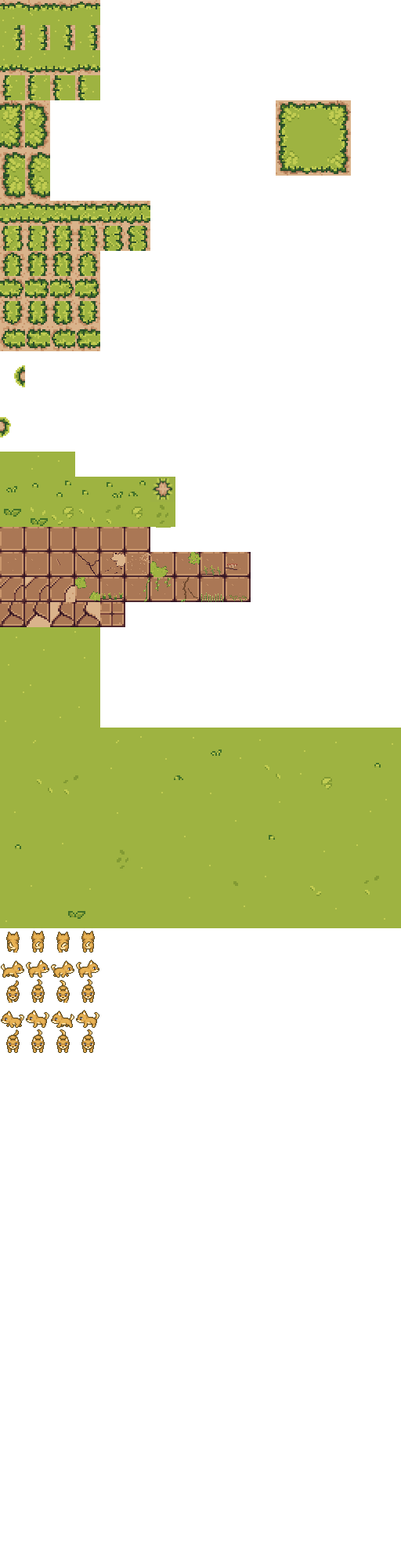
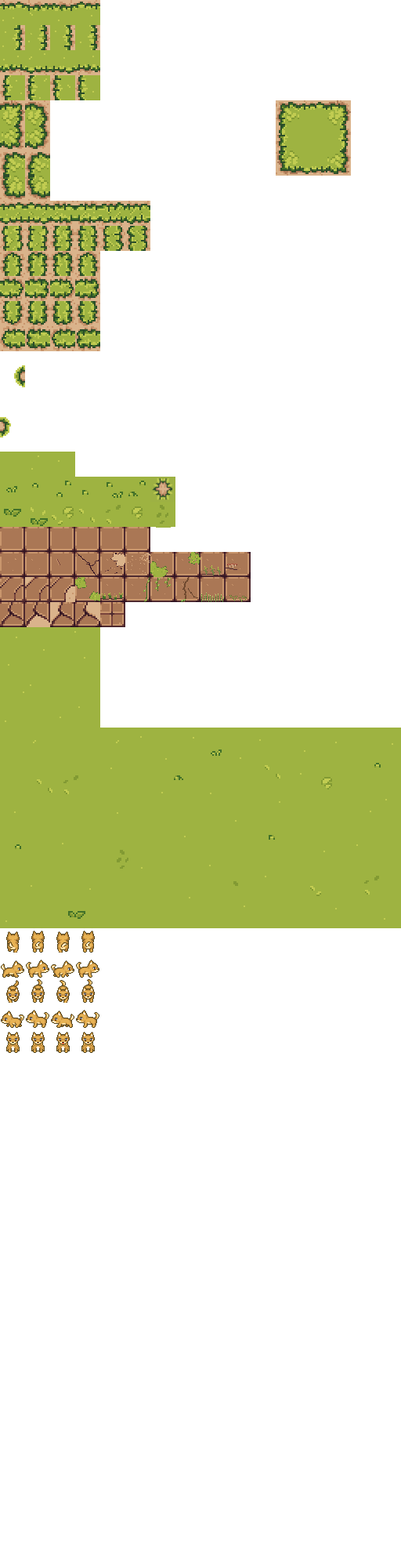
The second 401x1568 image is a revision of the first. Changes to its layers:
painted on "tiles.png copy #7" over (6, 1029, 95, 1052)
